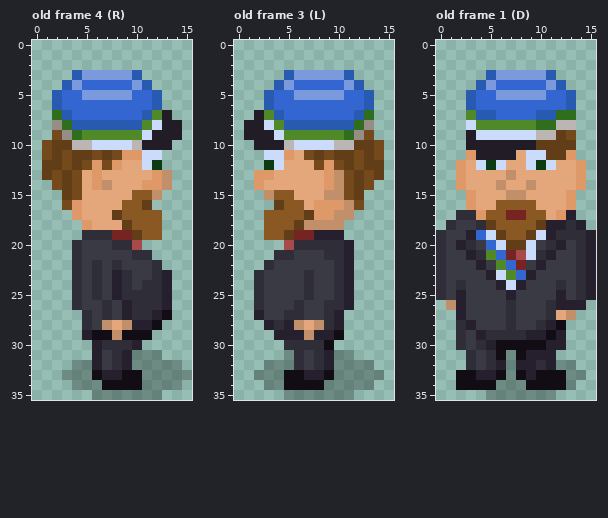
One commit to this pixel-art file: art/chars/cfe-ksv-otto.aseprite. The picture above was drawn from the file before the commit.
16x36 pixels, 10 frames. Shown: old frame 4 (R), old frame 3 (L), old frame 1 (D). The commit also changed other frames, which this record leaves out.
The same view after the edit:
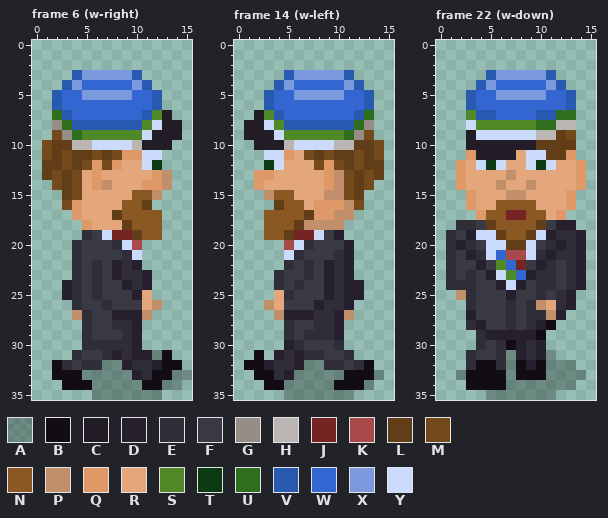
Palette (. is transparent): A #00000046  B #120d15  C #221c26  D #26202e  E #2f2d38  F #393a44  G #968d86  H #bbb6b3  J #762323  K #a84a4a  L #613e18  M #744a1c  N #8a5822  P #c28f6b  Q #df9968  R #e3a77b  S #508a28  T #0c3a13  U #2f6e1d  V #295ab1  W #3466d1  X #7b9ade  Y #cbdbfc
A new or re-ordered frame is compared with the old frame closest to it.
From the commit log: Otto walk animation in progress
What changed:
frames 10 -> 42
Changed rows in their new state; - is an unchanged pixel.
Frame 6 (w-right) is new; against old frame 4 (R), layer "fraater":
first column x 2:
19 ----FY-------
20 -------Y-----
21 -------EY.---
22 ------DED..--
23 --------ED..-
24 -D----FDED..-
25 -D----FFDR..-
26 -------FFRP.-
27 --P--FD-DP..-
28 -----FEE-..--
29 ---EFFFED.---
30 ---EE--------
31 --EFFEDEDD-B-
32 BEFEEAA-EEDBB
33 BBB-AAAADEBB-
34 -BBB-AAAABB--
Frame 14 (w-left) is new; against old frame 3 (L), layer "fraater":
first column x 1:
19 -------YF----
20 -----Y-FFF---
21 ---.YE--F----
22 --..E-E-D----
23 -..E----D----
24 -..E-EF-D--D-
25 -..RE-F-D--D-
26 -.PR-F-D-----
27 -..PDDDE--P--
28 --..EFFE-----
29 ---.EFEEED---
30 ----D-FFFE---
31 -B-DEDE-FFE--
32 BBDEEDAAEEFEB
33 -BBEDAAAA-BBB
34 --BBAAAA-BBB-
Frame 22 (w-down) is new; against old frame 1 (D), layer "fraater":
first column x 0:
17 --..---------.--
18 -.EEF------F-D.-
19 .E--Y---------D.
20 .E---Y-------ED.
21 .E---Y-K----EED.
22 .E---------E-ED.
23 .E-E------EE-ED.
24 .E-E------EEFED.
25 ..PE------E-ED..
26 -..E-----EPRE-.-
27 --.D-----EEPD.--
28 --.ED----EDB.---
29 --..EDDDD-B..---
30 --..-FE-DED..---
31 -----FE-DE-A----
32 ----BBE-B-BA----
33 --A-BB---B-AA---
34 --.---B--AAAA---
